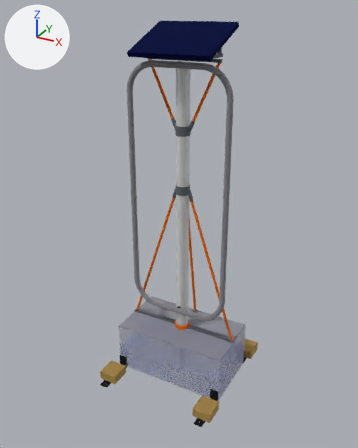
The glTF model cad/renders/unit-water.glb: old version first, new version second.
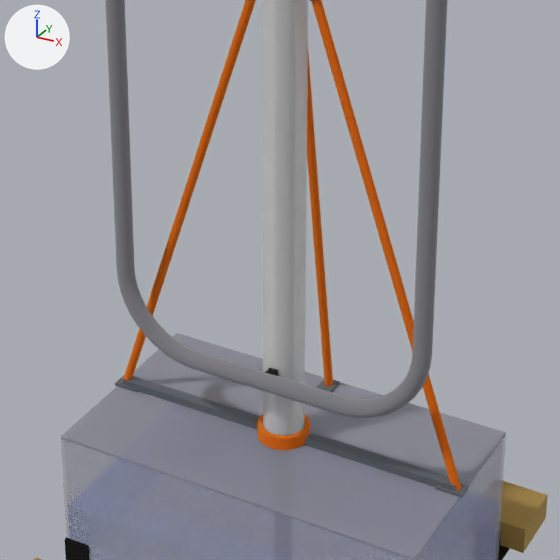
There are two pictures of each version: one whole from a camera (50 mm lens) standing at (1244.0, -2306.0, 2151.0) and looking at (-12.0, -22.0, 1009.0), one close up on the part from 28% to 73% of the width and 45% to 81% of the height. The lights are fixed; the arrows at upper left show +X, +Y and +Z. The older version's two pictures come first. Where no turn or scale is listed for an object, it has been applied to the vertices. Vertices at exactly the same position are counted once.

Before the edit, the objects in view are built like this:
```python
me_lower_aframe_and_back_strut_16mm = bpy.data.meshes.new('lower_aframe_and_back_strut_16mm')
me_lower_aframe_and_back_strut_16mm.from_pydata(...)  # 252 vertices, 492 faces; spans x -348.0..348.0, y -8.0..188.0, z 301.0..1206.0
me_lower_aframe_and_back_strut_16mm.materials.append(mat_mat_3)  # orange #f29933
me_spine_brackets = bpy.data.meshes.new('spine_brackets')
me_spine_brackets.from_pydata(...)  # a box spanning x -8.0..8.0, y -60.0..-30.0, z 1869.0..1899.0; a box spanning x -8.0..8.0, y -60.0..-30.0, z 435.0..465.0
me_spine_brackets.materials.append(mat_mat_7)  # dark grey #333333
me_track_loop = bpy.data.meshes.new('track_loop')
me_track_loop.from_pydata(...)  # 2060 vertices, 4120 faces; spans x -306.0..306.0, y -76.0..-44.0, z 434.0..1900.0
me_track_loop.materials.append(mat_mat_6)  # grey #b3b3b8
ob_lower_aframe_and_back_strut_16mm = bpy.data.objects.new('lower_aframe_and_back_strut_16mm', me_lower_aframe_and_back_strut_16mm)
ob_lower_aframe_and_back_strut_16mm.location = (0.0, 0.0, 0.0)
ob_spine_brackets = bpy.data.objects.new('spine_brackets', me_spine_brackets)
ob_spine_brackets.location = (0.0, 0.0, 0.0)
ob_track_loop = bpy.data.objects.new('track_loop', me_track_loop)
ob_track_loop.location = (0.0, 0.0, 0.0)
# also in view: 'socket' at (0.0, 0.0, 317.0); 'lid' at (0.0, 0.0, 302.0); 'growing_pipe' at (0.0, 0.0, 1094.0); 'tank' at (0.0, 0.0, 150.0); 'base_bar_and_lid_plates' at (0.0, 90.0, 312.0)
```
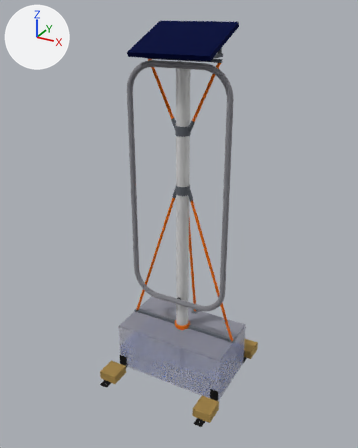
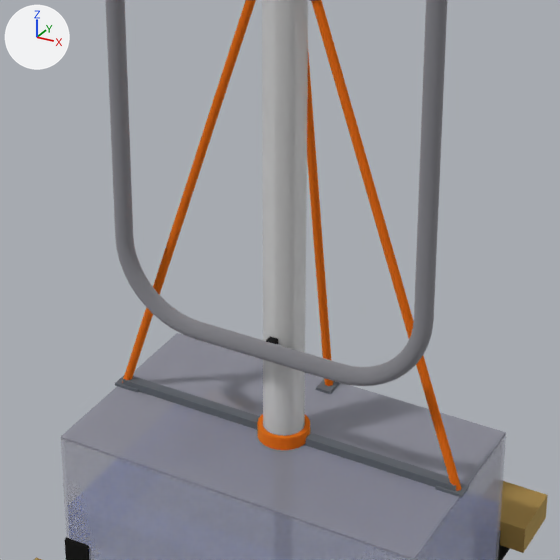
Changed parts and their boxes (x1, y1, x2, y2) in the close-ups (560 x 560 px):
'track_loop', reshaped
    before: (105, 0, 447, 418)
    after: (105, 0, 447, 386)
'spine_brackets', rescaled (mostly hidden)
    before: (265, 368, 278, 376)
    after: (266, 336, 278, 344)

Diff of the bpy script that builds the scene:
```diff
--- a/cad/renders/unit-water.glb.py
+++ b/cad/renders/unit-water.glb.py
@@ me_track_loop @@
 # used by ob_track_loop; location = (0.0, 0.0, 0.0)
-me_track_loop.from_pydata(...)  # 2060 vertices, 4120 faces; spans x -306.0..306.0, y -76.0..-44.0, z 434.0..1900.0
+me_track_loop.from_pydata(...)  # 2060 vertices, 4120 faces; spans x -306.0..306.0, y -76.0..-44.0, z 498.0..1900.0
+# me_track_loop part 1: all 1030 vertices in x -306.0..306.0, y -76.0..-44.0, z 434.0..600.0 are moved by (0.0, 0.0, 64.0)
 me_track_loop.materials.append(mat_mat_6)
@@ me_spine_brackets @@
 # used by ob_spine_brackets; location = (0.0, 0.0, 0.0)
-me_spine_brackets.from_pydata(...)  # 16 vertices, 24 faces; spans x -8.0..8.0, y -60.0..-30.0, z 435.0..1899.0
+me_spine_brackets.from_pydata(...)  # 16 vertices, 24 faces; spans x -8.0..8.0, y -60.0..-30.0, z 499.0..1899.0
+# me_spine_brackets part 2: the whole mesh is scaled about its middle by (1, 1, 0.955), then moved by (0.0, 0.0, 32.0)
 me_spine_brackets.materials.append(mat_mat_7)
```
